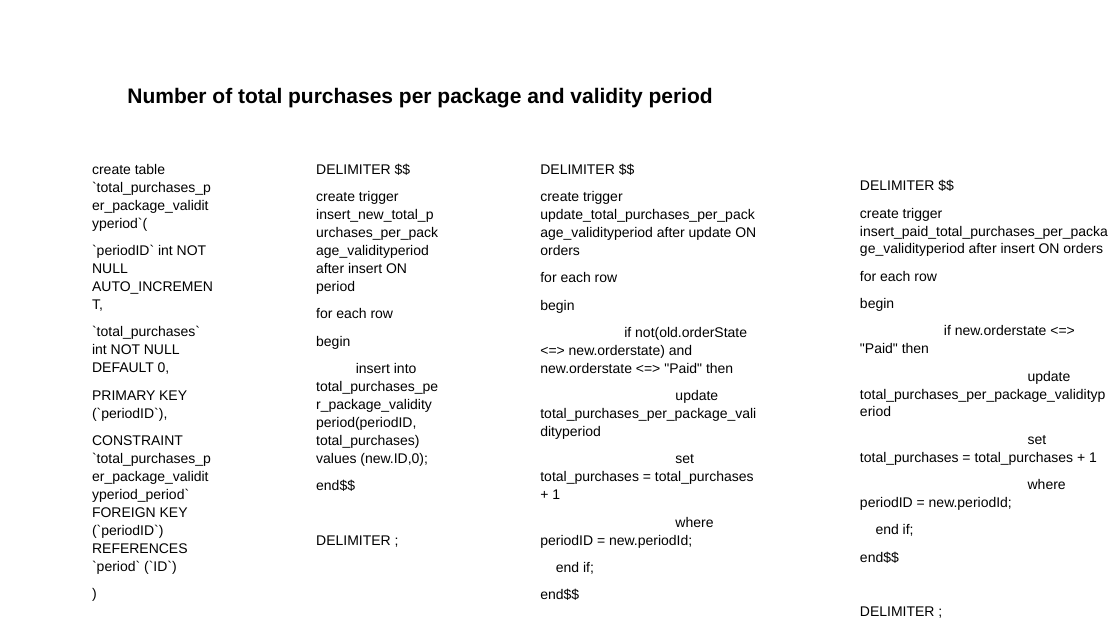
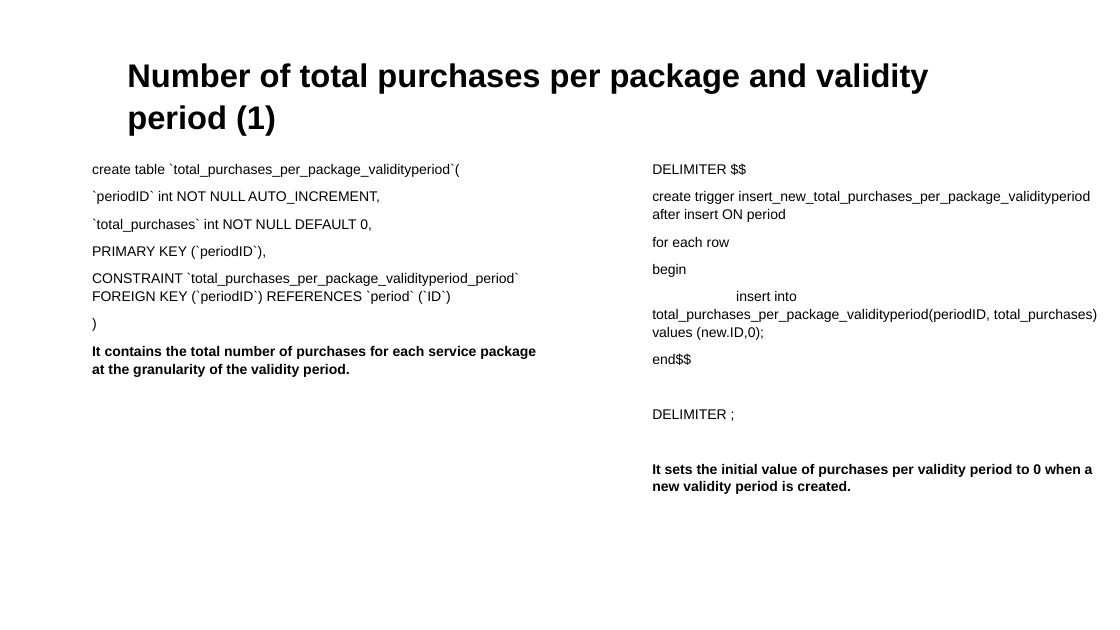
Before and after one commit to priscia99/databases-2-project, a slide deck: slide 15 of Deliverables/Report/Report.pptx (slide 11 before the commit). Drawn at 1120x630 pixels with LibreOffice and Linux fonts; fonts in the diff are those of the drawing. Boxes give left, top, right and bottom in pixels: in the first picture for what was removed or moved away, otherwise in the second. Text is boxed around its words. In the diff, an @@ line names an element or a change of style, - is before the commit and + after.

```diff
--- a/Deliverables/Report/Report.pptx
+++ b/Deliverables/Report/Report.pptx
@@ title at box(127, 63, 928, 135): text changed; size 18 to 28 pt @@
-  Number of total purchases per package and validity period
+  Number of total purchases per package and validity period (1)
@@ text removed at box(540, 164, 756, 600) @@
-DELIMITER $$
-create trigger update_total_purchases_per_package_validityperiod after update ON orders
-for each row
-begin
-if not(old.orderState <=> new.orderstate) and new.orderstate <=> "Paid" then
-update total_purchases_per_package_validityperiod
-set total_purchases = total_purchases + 1
-where periodID = new.periodId;
-end if;
-end$$
-DELIMITER ;
@@ text "DELIMITER $$": place and size @@
-text "DELIMITER $$" at box(316, 164, 438, 545)
+text "DELIMITER $$" at box(652, 164, 1097, 494)
@@ text removed at box(860, 180, 1108, 616) @@
-DELIMITER $$
-create trigger insert_paid_total_purchases_per_package_validityperiod after insert ON orders
-for each row
-begin
-if new.orderstate <=> "Paid" then
-update total_purchases_per_package_validityperiod
-set total_purchases = total_purchases + 1
-where periodID = new.periodId;
-end if;
-end$$
-DELIMITER ;
@@ text at box(92, 346, 536, 377): paragraph added @@
+It contains the total number of purchases for each service package at the granularity of the validity period.
@@ text at box(652, 464, 1093, 494): paragraph added @@
+It sets the initial value of purchases per validity period to 0 when a new validity period is created.
```
Also in this commit, not shown: 25 other slides changed, 33 slides added, 5 slides removed, 5 other files.
